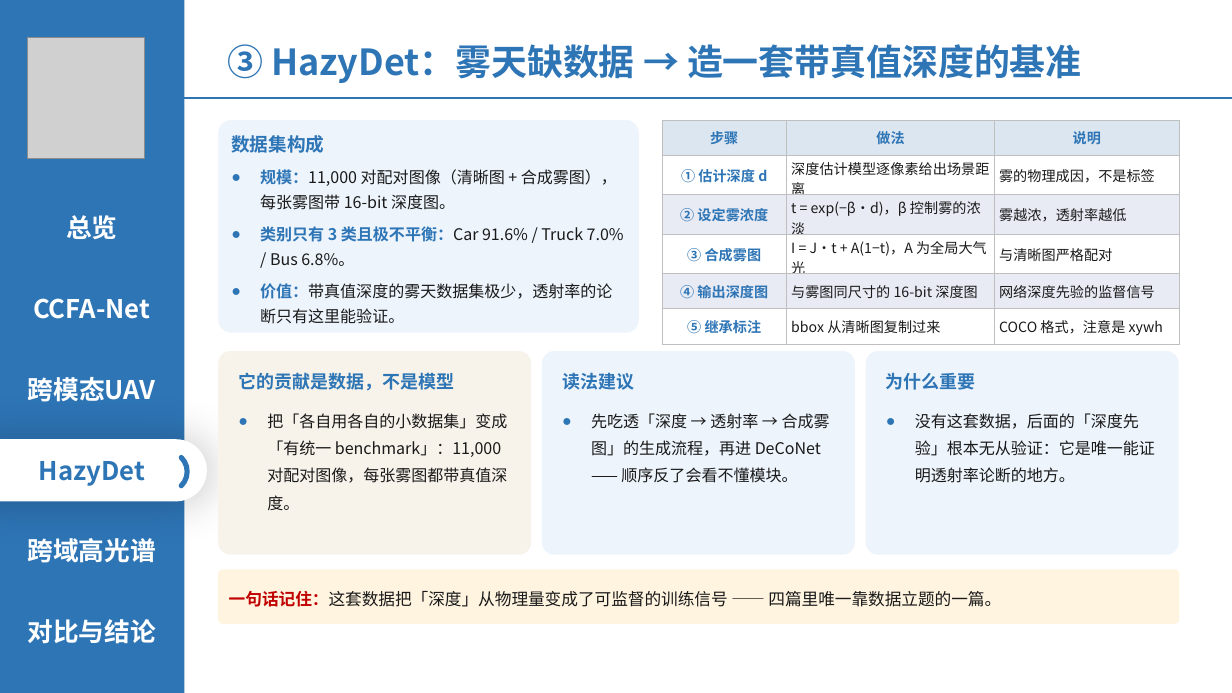
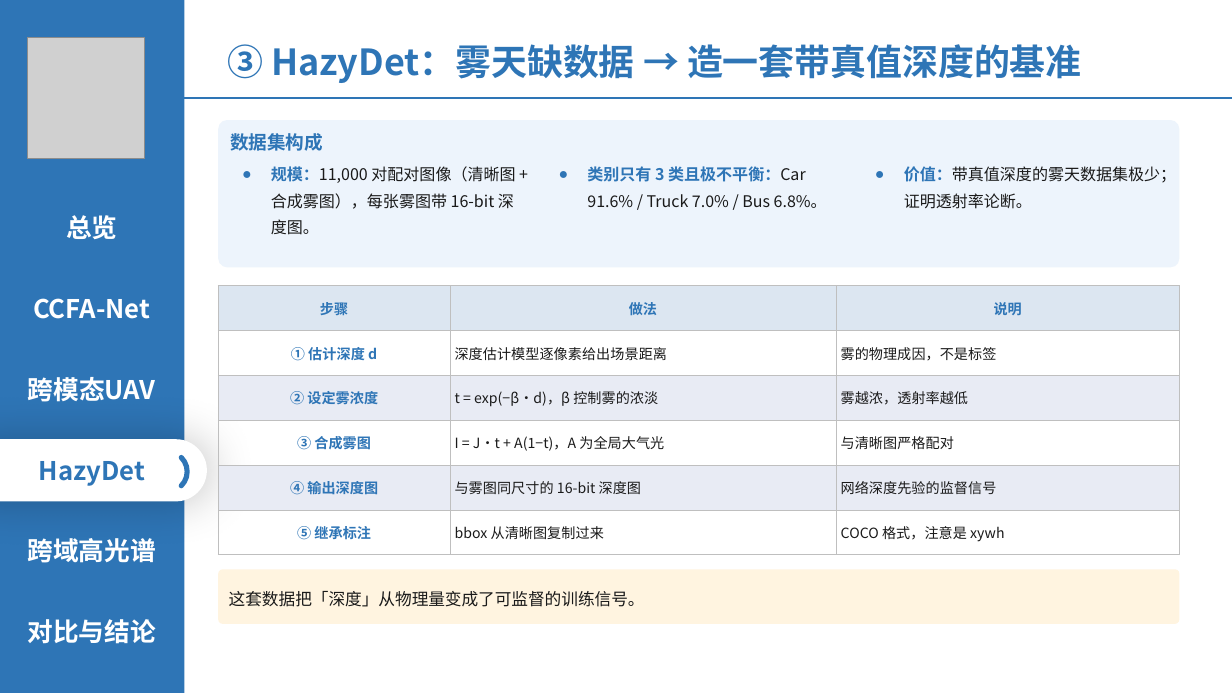
Before and after one commit to 139876/paper-notes, a slide deck: slide 11 of 论文精读/3-HazyDet精读/附件/四篇论文-组会汇报.pptx. Drawn at 1232x693 pixels with LibreOffice and Linux fonts; fonts in the diff are those of the drawing; grey boxes stand for pictures. Boxes give left, top, right and bottom in pixels: in the first picture for what was removed or moved away, otherwise in the second. Text is boxed around its words. In the diff, an @@ line names an element or a change of style, - is before the commit and + after.

```diff
--- a/论文精读/3-HazyDet精读/附件/四篇论文-组会汇报.pptx
+++ b/论文精读/3-HazyDet精读/附件/四篇论文-组会汇报.pptx
@@ rounded rectangle "数据集构成": place and size @@
-rounded rectangle "数据集构成" at <box>218,120,639,333</box>
+rounded rectangle "数据集构成" at <box>218,120,1179,267</box>
@@ text in rounded rectangle at <box>260,169,624,324</box>: paragraphs removed @@
-● 规模：11,000 对配对图像（清晰图 + 合成雾图），每张雾图带 16-bit 深度图。
-● 类别只有 3 类且极不平衡：Car 91.6% / Truck 7.0% / Bus 6.8%。
-● 价值：带真值深度的雾天数据集极少，透射率的论断只有这里能验证。
@@ text added at <box>271,166,515,235</box>, 12.5 pt, text #1A1A1A @@
+● 规模：11,000 对配对图像（清晰图 + 合成雾图），每张雾图带 16-bit 深度图。
@@ text added at <box>587,166,827,208</box>, 12.5 pt, text #1A1A1A @@
+● 类别只有 3 类且极不平衡：Car 91.6% / Truck 7.0% / Bus 6.8%。
@@ text added at <box>904,166,1176,209</box>, 12.5 pt, text #1A1A1A @@
+● 价值：带真值深度的雾天数据集极少；证明透射率论断。
@@ table: place and size @@
-table at <box>662,120,1179,340</box>
+table at <box>218,286,1179,555</box>
@@ rounded rectangle removed at <box>218,351,531,555</box> @@
@@ rounded rectangle removed at <box>543,351,856,555</box> @@
@@ rounded rectangle removed at <box>866,351,1179,555</box> @@
@@ text removed at <box>238,372,454,391</box> @@
-它的贡献是数据，不是模型
@@ text removed at <box>562,372,634,390</box> @@
-读法建议
@@ text removed at <box>886,372,976,390</box> @@
-为什么重要
@@ text removed at <box>267,413,507,511</box> @@
-● 把「各自用各自的小数据集」变成「有统一 benchmark」：11,000 对配对图像，每张雾图都带真值深度。
@@ text removed at <box>591,413,830,483</box> @@
-● 先吃透「深度 → 透射率 → 合成雾图」的生成流程，再进 DeCoNet —— 顺序反了会看不懂模块。
@@ text removed at <box>915,413,1155,483</box> @@
-● 没有这套数据，后面的「深度先验」根本无从验证：它是唯一能证明透射率论断的地方。
@@ text in rounded rectangle at <box>229,591,645,607</box>: text changed @@
-一句话记住：这套数据把「深度」从物理量变成了可监督的训练信号 —— 四篇里唯一靠数据立题的一篇。
+这套数据把「深度」从物理量变成了可监督的训练信号。
```
Also in this commit, not shown: 5 other slides changed.
